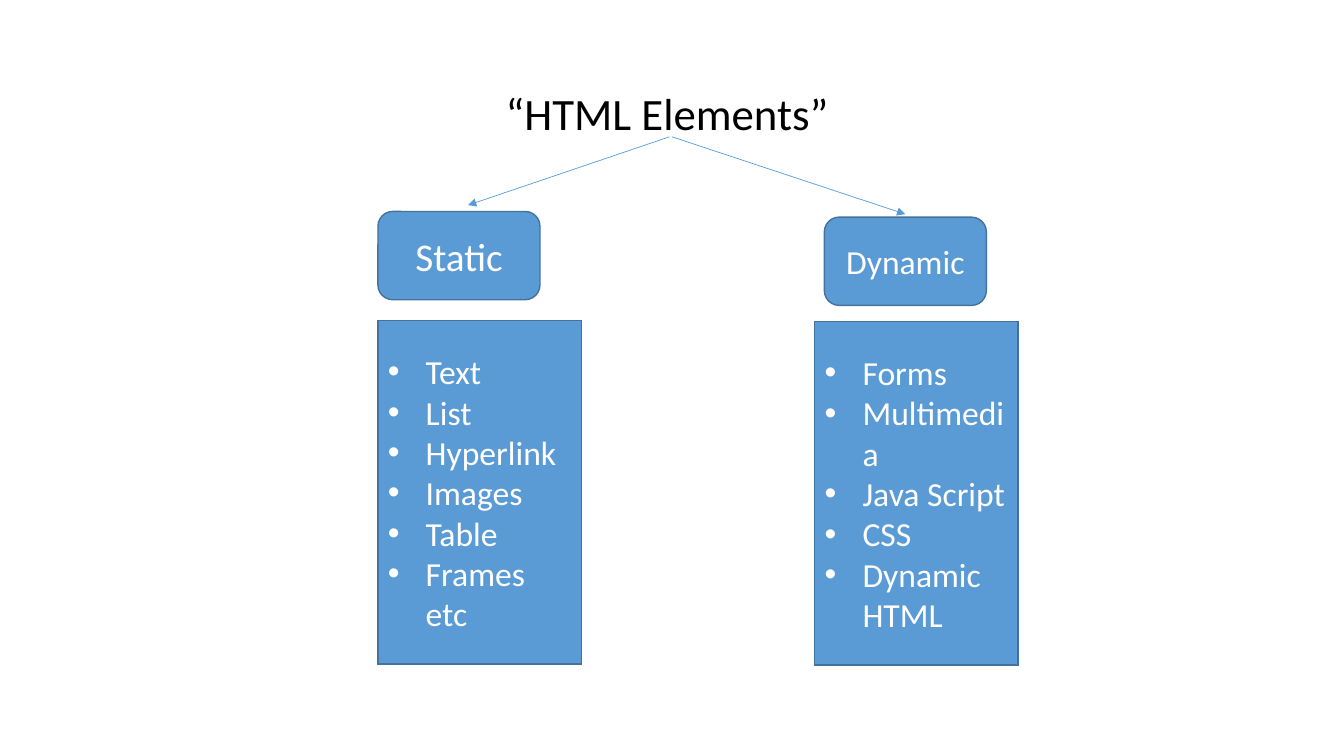
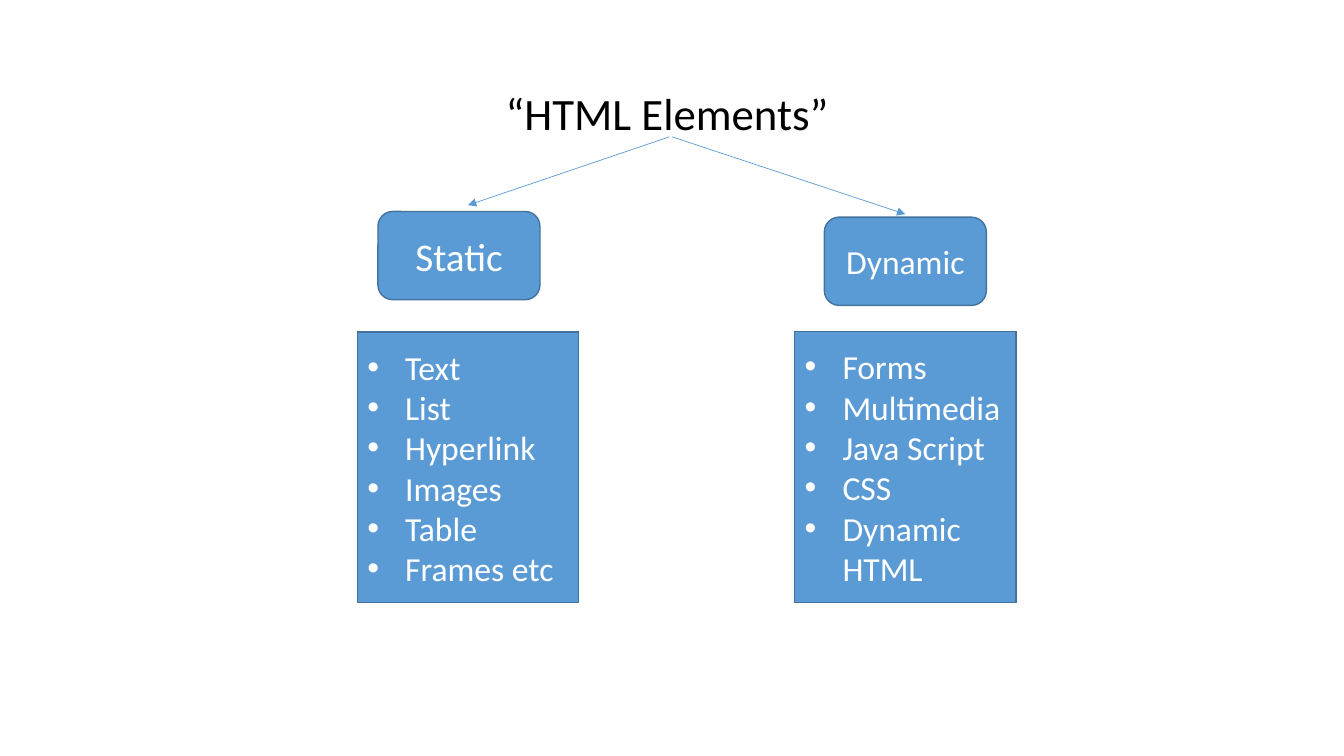
Before and after one commit to shaharsh624/Web-Technology, a slide deck: slide 3 of Theory/END SEM/KOMAL/HTML.pptx. Drawn at 1344x756 pixels with LibreOffice and Linux fonts; fonts in the diff are those of the drawing. Boxes give left, top, right and bottom in pixels: in the first picture for what was removed or moved away, otherwise in the second. Text is boxed around its words. In the diff, an @@ line names an element or a change of style, - is before the commit and + after.

```diff
--- a/Theory/END SEM/KOMAL/HTML.pptx
+++ b/Theory/END SEM/KOMAL/HTML.pptx
@@ rectangle "Text": place and size @@
-rectangle "Text" at [378, 321, 582, 664]
+rectangle "Text" at [358, 332, 579, 603]
@@ rectangle "Forms": place and size @@
-rectangle "Forms" at [815, 322, 1018, 665]
+rectangle "Forms" at [795, 332, 1015, 603]
```
Also in this commit, not shown: 44 other files.
